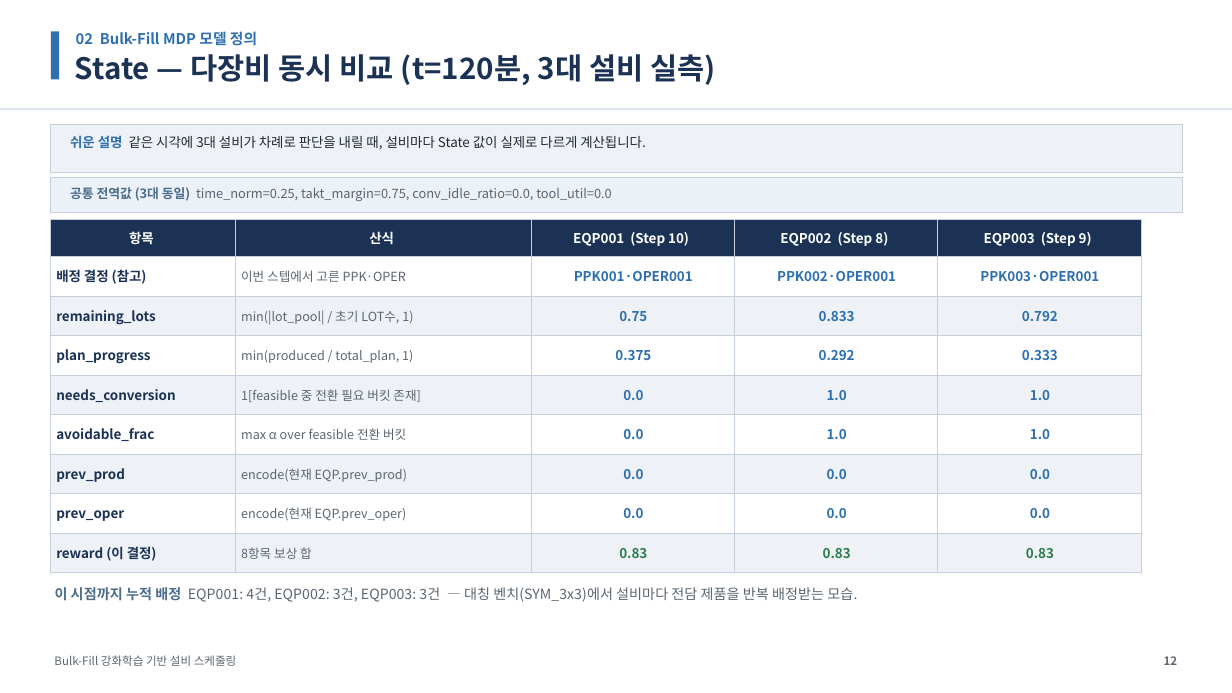
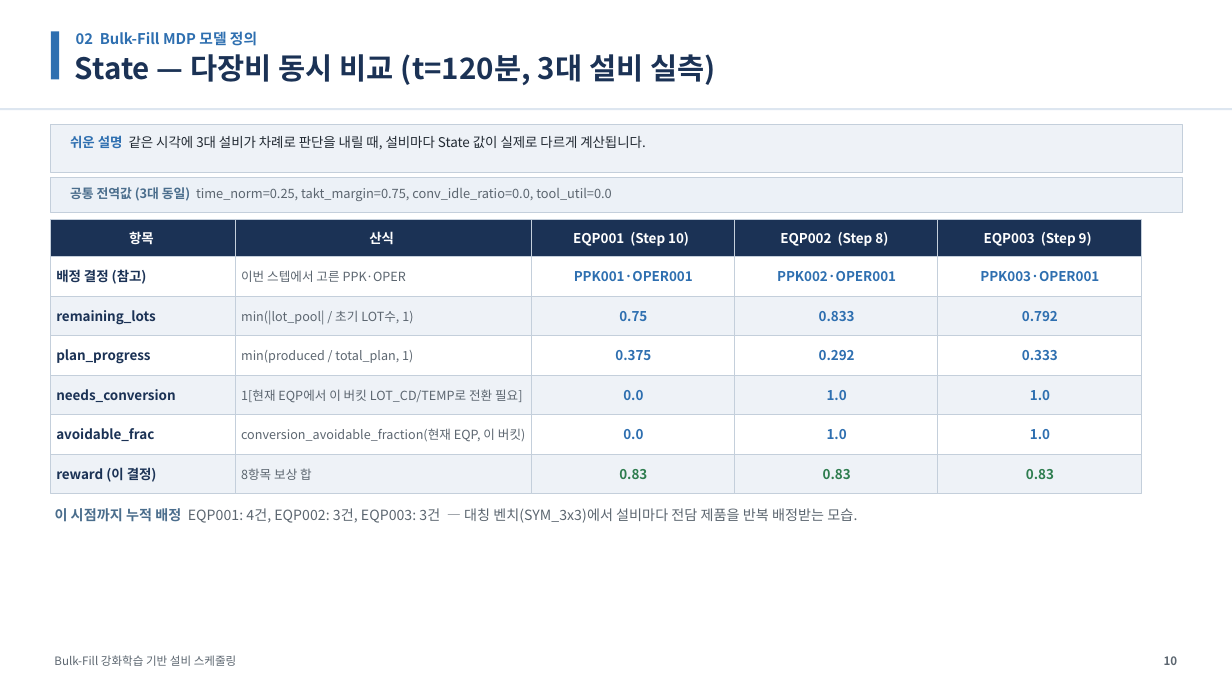
Before and after one commit to relighting123/pjt_scheduling, a slide deck: slide 10 of docs/스케줄링_발표자료.pptx (slide 12 before the commit). Drawn at 1232x693 pixels with LibreOffice and Linux fonts; fonts in the diff are those of the drawing. Boxes give left, top, right and bottom in pixels: in the first picture for what was removed or moved away, otherwise in the second. Text is boxed around its words. In the diff, an @@ line names an element or a change of style, - is before the commit and + after.

```diff
--- a/docs/스케줄링_발표자료.pptx
+++ b/docs/스케줄링_발표자료.pptx
@@ text in rectangle at [241,389,523,402]: text changed @@
-1[feasible 중 전환 필요 버킷 존재]
+1[현재 EQP에서 이 버킷 LOT_CD/TEMP로 전환 필요]
@@ text in rectangle at [241,428,526,442]: text changed @@
-max α over feasible 전환 버킷
+conversion_avoidable_fraction(현재 EQP, 이 버킷)
@@ rectangle removed at [51,455,236,494] @@
-prev_prod
@@ rectangle removed at [236,455,531,494] @@
-encode(현재 EQP.prev_prod)
@@ rectangle removed at [531,455,735,494] @@
-0.0
@@ rectangle removed at [735,455,938,494] @@
-0.0
@@ 5 rectangles, 1 text: place and size @@
-5 rectangles, 1 text at [51,533,1141,602]
+5 rectangles, 1 text at [51,455,1141,523]
@@ rectangle removed at [938,455,1141,494] @@
-0.0
@@ rectangle removed at [51,494,236,533] @@
-prev_oper
@@ rectangle removed at [236,494,531,533] @@
-encode(현재 EQP.prev_oper)
@@ rectangle removed at [531,494,735,533] @@
-0.0
@@ rectangle removed at [735,494,938,533] @@
-0.0
@@ rectangle removed at [938,494,1141,533] @@
-0.0
@@ text at [1164,656,1178,665]: text changed @@
-12
+10
```
Also in this commit, not shown: 40 other slides changed, 4 slides removed, 2 other files.
